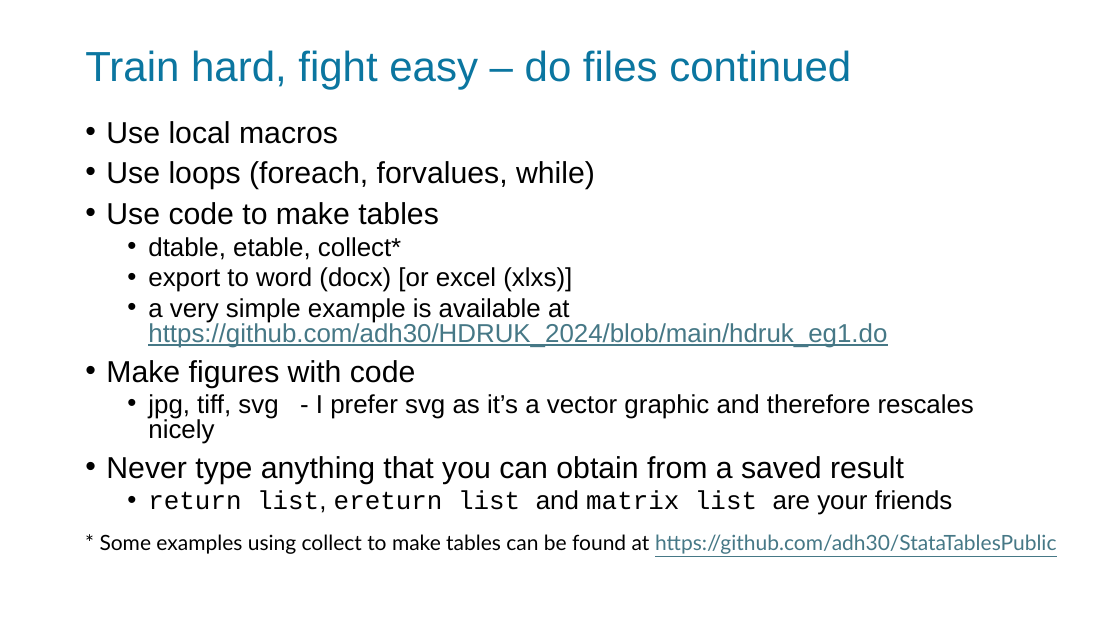
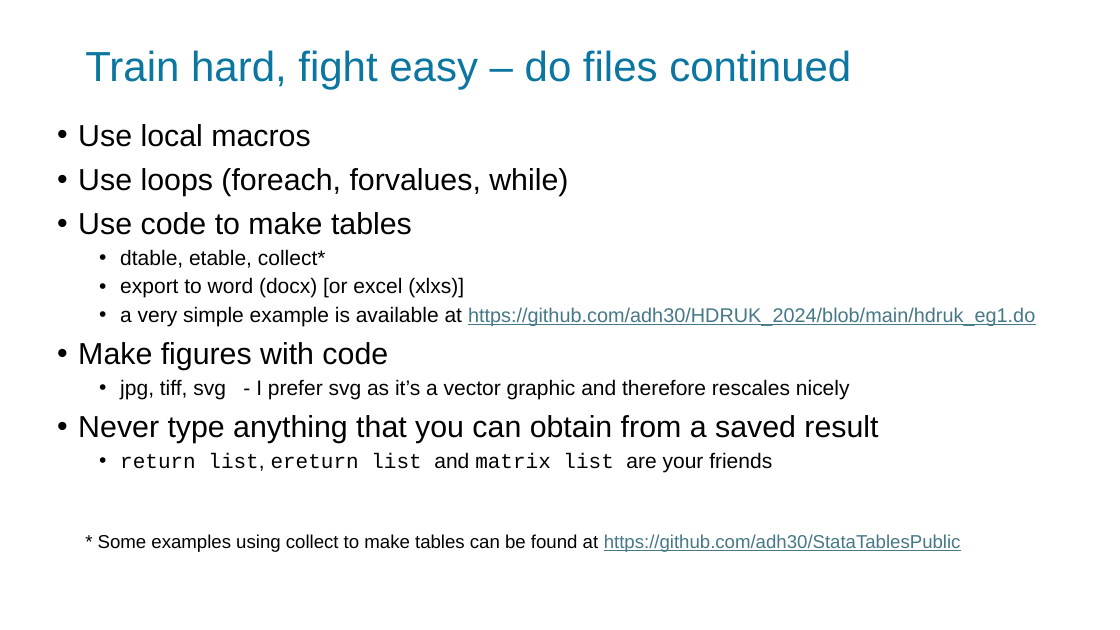
Before and after one commit to adh30/HDRUK_2024, a slide deck: slide 10 of Reproducible_workflows_in_Stata_1.pptx. Drawn at 1120x630 pixels with LibreOffice and Linux fonts; fonts in the diff are those of the drawing. Boxes give left, top, right and bottom in pixels: in the first picture for what was removed or moved away, otherwise in the second. Text is boxed around its words. In the diff, an @@ line names an element or a change of style, - is before the commit and + after.

```diff
--- a/Reproducible_workflows_in_Stata_1.pptx
+++ b/Reproducible_workflows_in_Stata_1.pptx
@@ text "Use local macros": place and size @@
-text "Use local macros" at [106,121,974,515]
+text "Use local macros" at [78,124,1035,472]
@@ text "Use local macros" at [78,124,1035,472]: size 25.9 to 26 pt in "Use local macros", "Use loops (foreach, forvalues, while)", "Use code to make tables", "Make figures with code" and 1 more places; size 22.2 to 18 pt in "dtable, etable, collect*", "export to word (docx) [or excel (xlxs)]", "a very simple example is available at", "jpg, tiff, svg - I prefer svg ..." and 1 more places; size 22.2 to 17 pt in "https://github.com/adh30/HDRUK_2024/blob/main/hdruk_eg1.do"; line spacing 0.8 to 0.9 @@
@@ text "* Some examples using collect ..." at [98,534,961,552]: size 18 to 16 pt, font Lato to Arial @@
```
Also in this commit, not shown: 7 other slides changed.
